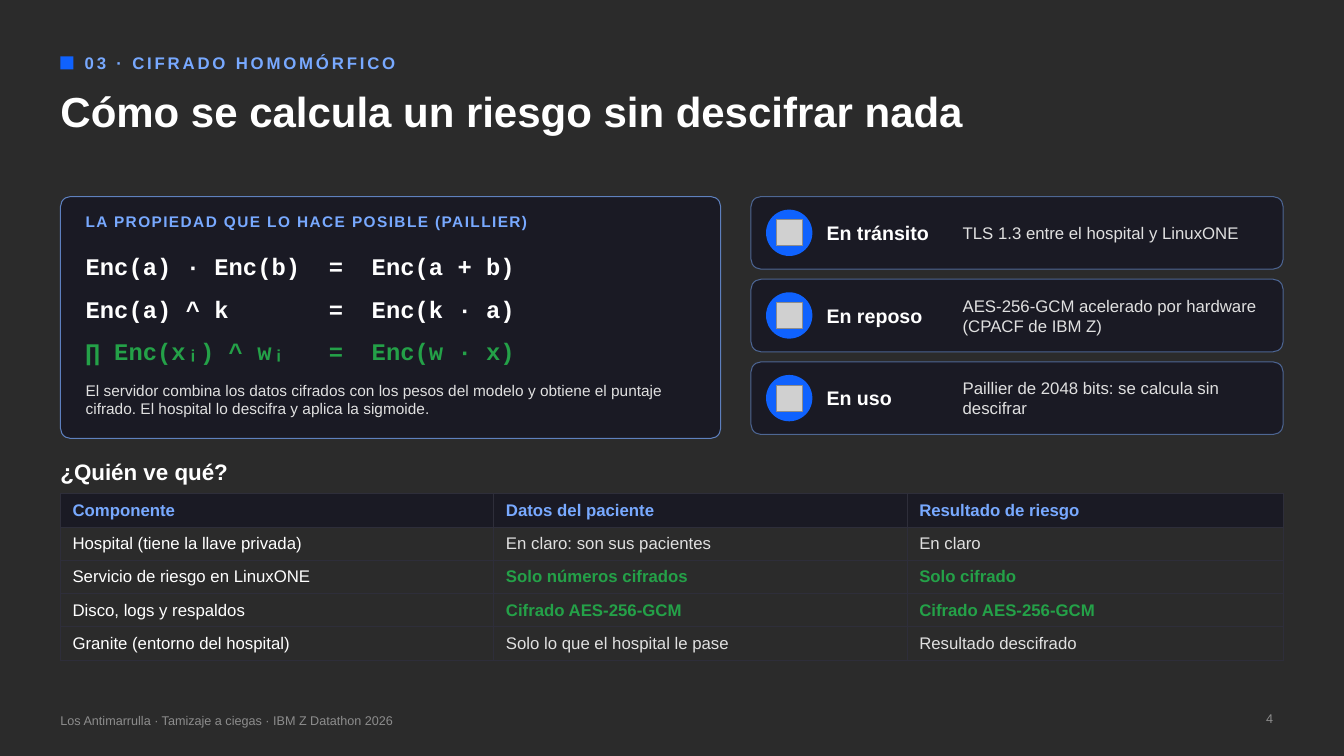
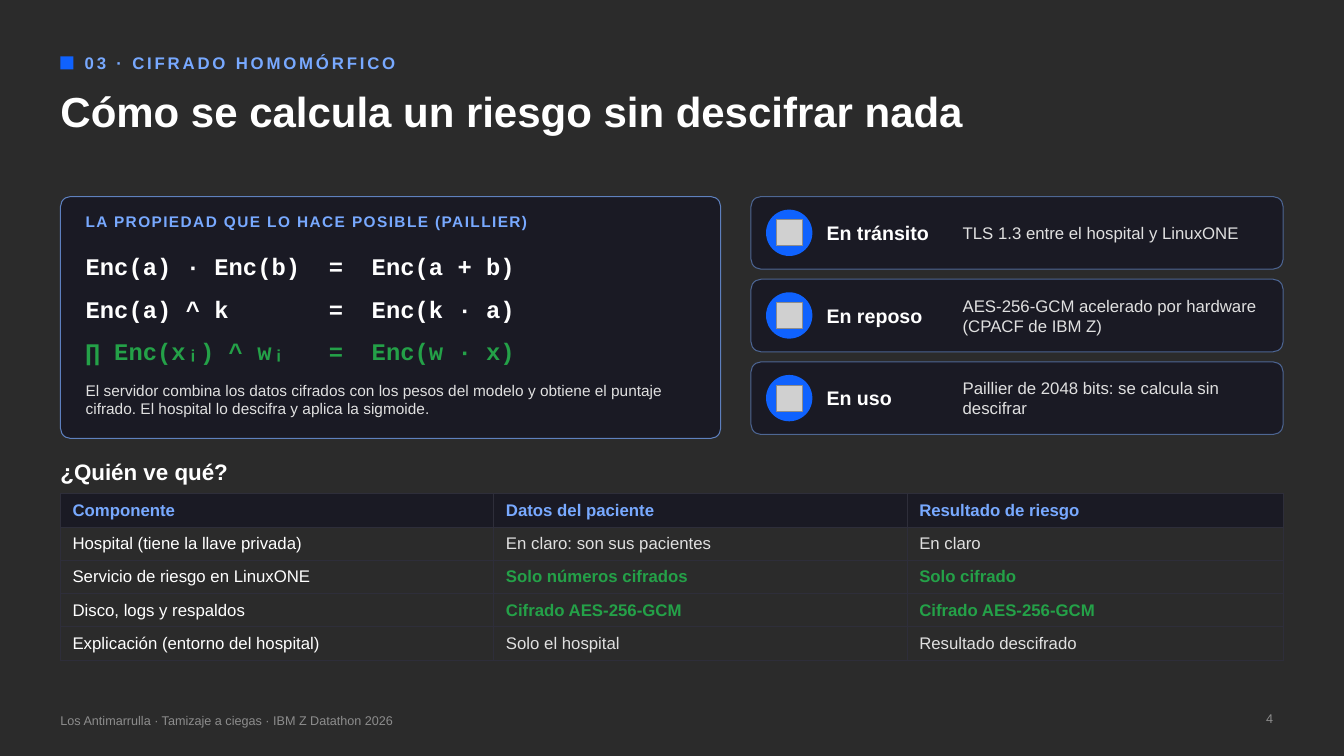
Before and after one commit to UACJ-MIAAD/antimarrulla-ibmz-datathon-2026, a slide deck: slide 4 of submission/Los_Antimarrulla_Pitch_Tamizaje.pptx. Drawn at 1344x756 pixels with LibreOffice and Linux fonts; fonts in the diff are those of the drawing; grey boxes stand for pictures; background and template pictures are left out; a plain dark background stands for a picture behind light text. Boxes give left, top, right and bottom in pixels: in the first picture for what was removed or moved away, otherwise in the second. Text is boxed around its words. In the diff, an @@ line names an element or a change of style, - is before the commit and + after.

```diff
--- a/submission/Los_Antimarrulla_Pitch_Tamizaje.pptx
+++ b/submission/Los_Antimarrulla_Pitch_Tamizaje.pptx
@@ table at (x1=60, y1=494, x2=1284, y2=657) @@
-row 5, column 1: Granite (entorno del hospital)
+row 5, column 1: Explicación (entorno del hospital)
-row 5, column 2: Solo lo que el hospital le pase
+row 5, column 2: Solo el hospital
```
Also in this commit, not shown: 3 other slides changed, 1 slide added, 1 slide removed, 14 other files.
